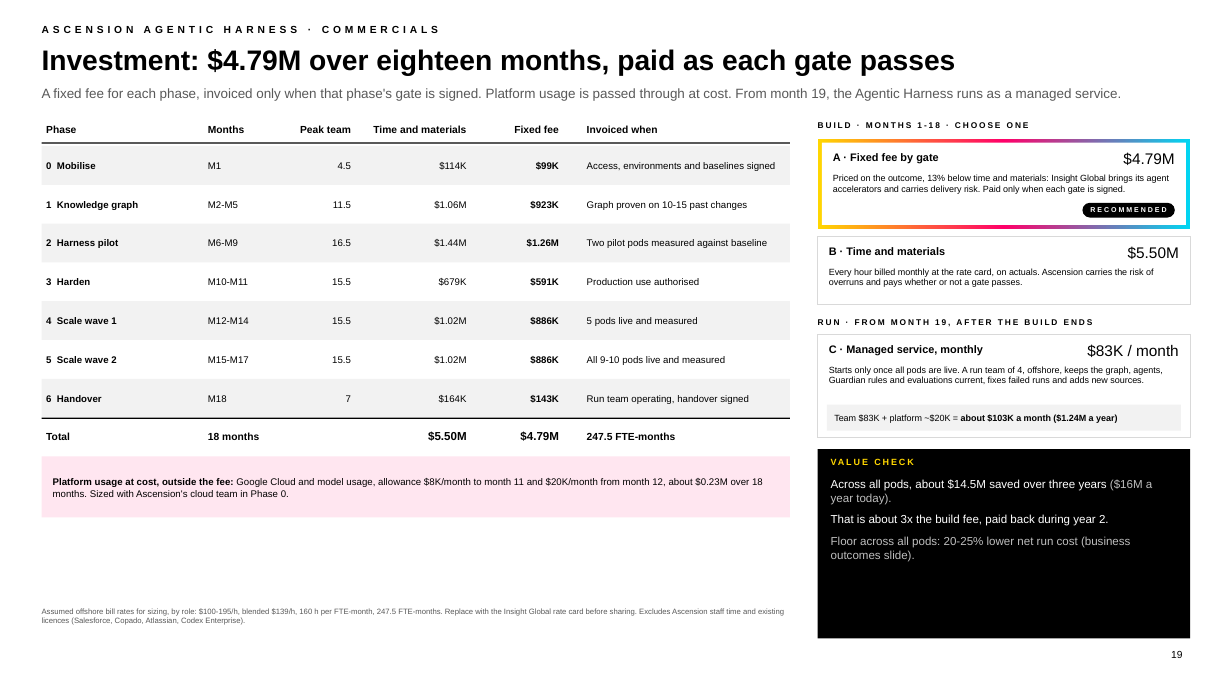
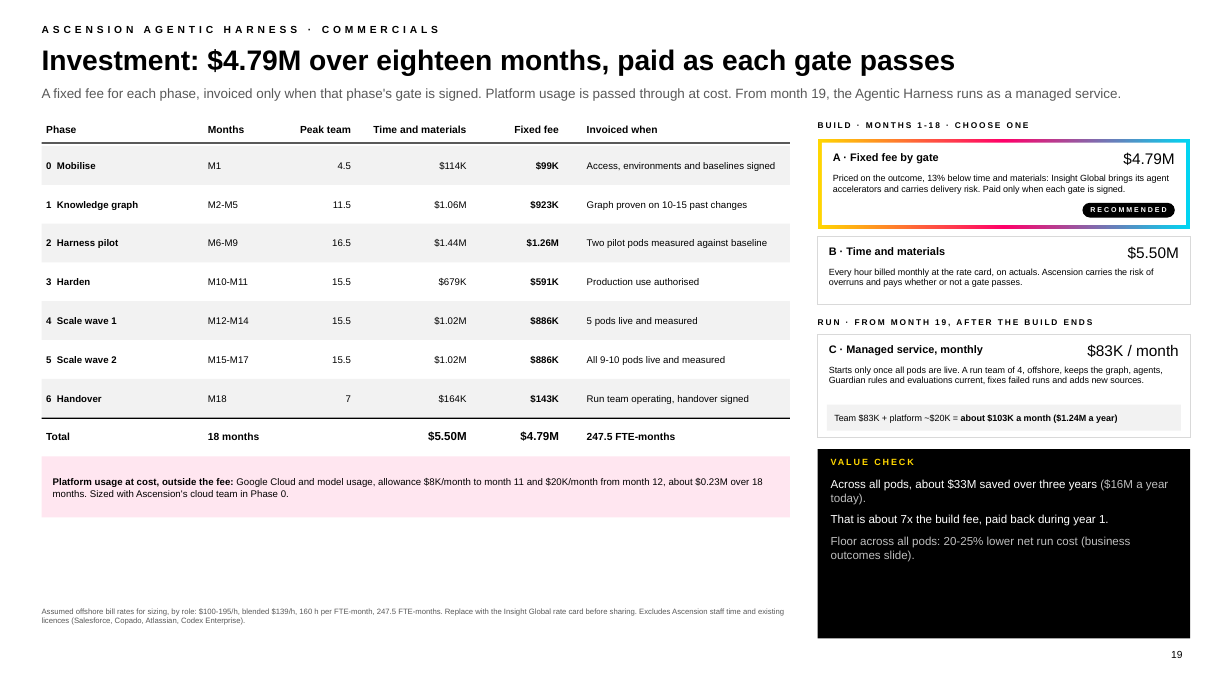
Before and after one commit to chintasurya/Design, a slide deck: slide 19 of poc/Ascension Agentic Harness.pptx. Drawn at 1232x693 pixels with LibreOffice and Linux fonts; fonts in the diff are those of the drawing; background and template pictures are left out. Boxes give left, top, right and bottom in pixels: in the first picture for what was removed or moved away, otherwise in the second. Text is boxed around its words. In the diff, an @@ line names an element or a change of style, - is before the commit and + after.

```diff
--- a/poc/Ascension Agentic Harness.pptx
+++ b/poc/Ascension Agentic Harness.pptx
@@ text at (x1=831, y1=479, x2=1168, y2=526): text changed @@
-Across all pods, about $14.5M saved over three years ($16M a year today).
-That is about 3x the build fee, paid back during year 2.
+Across all pods, about $33M saved over three years ($16M a year today).
+That is about 7x the build fee, paid back during year 1.
```
Also in this commit, not shown: 1 other slide changed, 3 other files.
